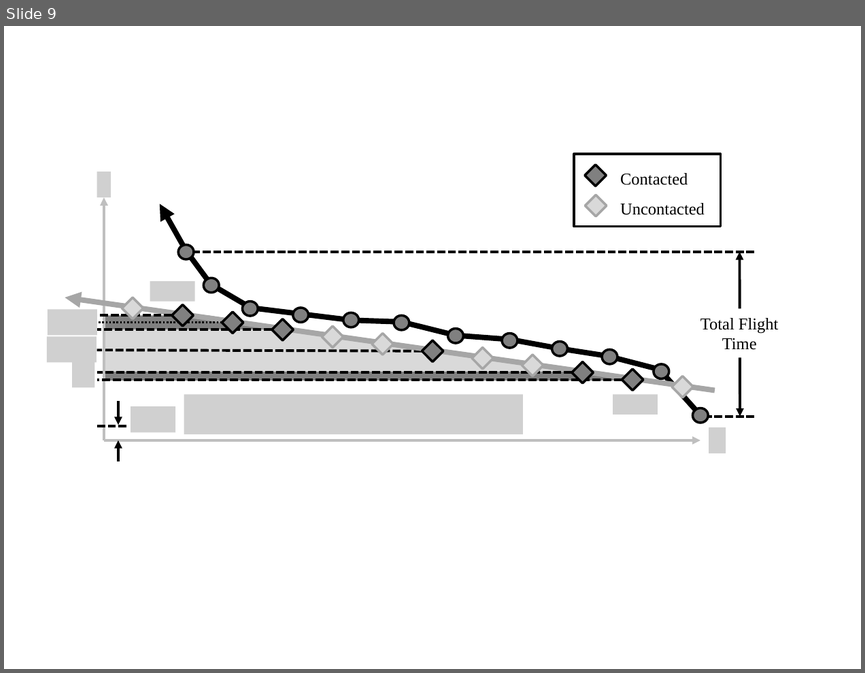
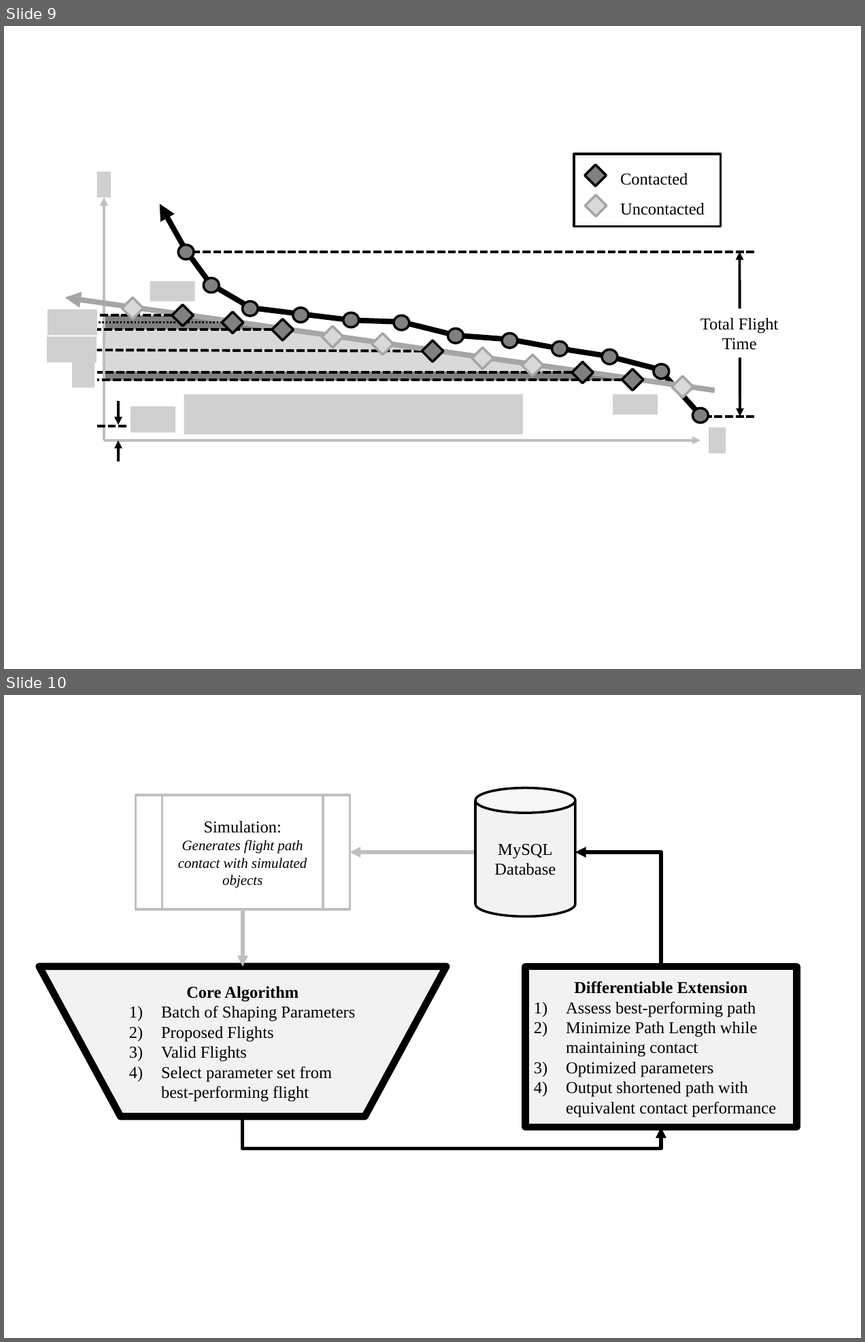
Before and after one commit to Leonardo767/aiaa2019-publication, a slide deck: docs/paper/figs/Diagrams.pptx. Shown one above the other, each under a label of ours: slide 9 before the commit, slides 9 and 10 after it. The pictures are 865x673 and 865x1342 pixels, drawn with LibreOffice and Linux fonts; fonts in the diff are those of the drawing; grey boxes stand for pictures. Boxes give left, top, right and bottom in pixels: in the first picture for what was removed or moved away, otherwise in the second. Text is boxed around its words. In the diff, an @@ line names an element or a change of style, - is before the commit and + after.

```diff
--- a/docs/paper/figs/Diagrams.pptx
+++ b/docs/paper/figs/Diagrams.pptx
@@ slide 10 added at [4, 695, 861, 1338], background #FFFFFF @@
@@ flow chart predefined process added at [136, 795, 350, 909], fill #FFFFFF, outline #BFBFBF 2 pt, 12 pt, text #000000, italic @@
+Simulation:
+Generates flight path contact with simulated objects
@@ cylinder added at [475, 787, 575, 916], fill #F2F2F2, outline #000000 2 pt, 14 pt, text #000000 @@
+MySQL
+Database
@@ arrow added from (475, 852) to (350, 852), #BFBFBF 3 pt @@
@@ elbow arrow added from (661, 966) to (575, 852), #000000 3 pt @@
@@ arrow added from (243, 909) to (243, 966), #BFBFBF 3 pt @@
@@ flow chart manual operation added at [39, 966, 446, 1117], fill #F2F2F2, outline #000000 6 pt, 14 pt, text #000000 @@
+Core Algorithm
+1) Batch of Shaping Parameters
+2) Proposed Flights
+3) Valid Flights
+4) Select parameter set from best-performing flight
@@ rectangle added at [525, 966, 797, 1127], fill #F2F2F2, outline #000000 6 pt, 14 pt, text #000000 @@
+Differentiable Extension
+1) Assess best-performing path
+2) Minimize Path Length while maintaining contact
+3) Optimized parameters
+4) Output shortened path with equivalent contact performance
@@ elbow arrow added from (243, 1117) to (661, 1127), #000000 3 pt @@
```
Also in this commit, not shown: 1 other file.
